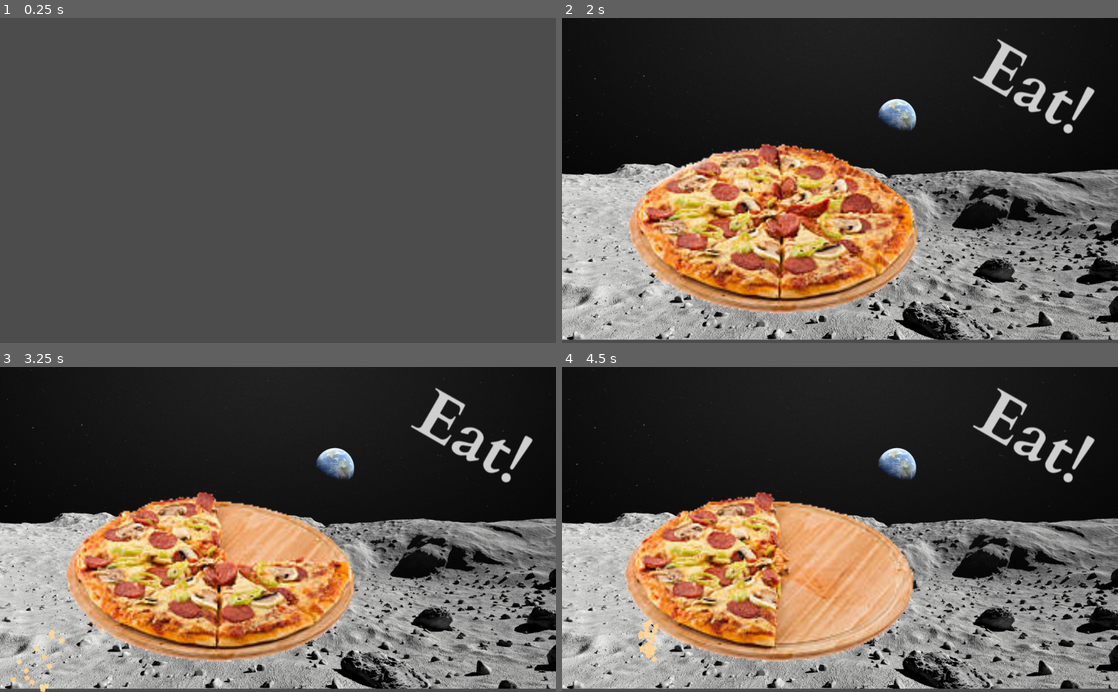
Above: before the commit, frames 1-4 (two rows, left to right).
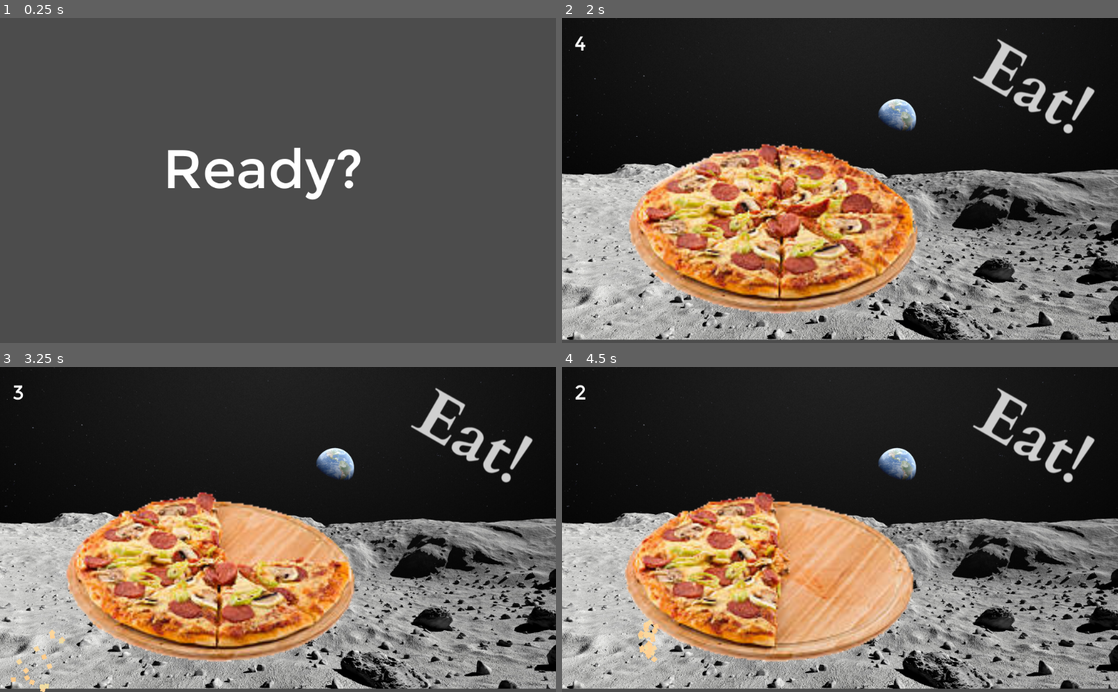
Above: after the commit, the same moments.

Repository: AlexMiddletonDalby/pizza-munch
Game: Godot game, scene res://Game.tscn
The game is run twice, just before and just after one commit, with the same random seed, the same clock (stepped at 60 frames per second) and the same inputs.
Inputs:
- Up to frame 1 (0.25 s): no input
- Up to frame 2 (2 s): tap Enter at 0.5 s; tap Space (eat) at 0.6, 1.25, 1.35 s
- Up to frame 3 (3.25 s): tap Space (eat) at 2.1, 2.85 s
- Up to frame 4 (4.5 s): tap Space (eat) at 3.6, 4.35 s

The runs differ from the first frame. In frame 1, 1.8% of the frame differs, in the area x 30-65%, y 39-56%; in frame 2, less than 0.1%; in frame 3, less than 0.1%; in frame 4, less than 0.1%.

Commit message:
Add font

Diff:
--- a/GameTimer.tscn
+++ b/GameTimer.tscn
@@ -1,15 +1,15 @@
 [gd_scene load_steps=5 format=2]
 
 [ext_resource path="res://GameTimer.gd" type="Script" id=1]
-[ext_resource path="res://assets/verdanab.ttf" type="DynamicFontData" id=3]
+[ext_resource path="res://assets/Montserrat-Regular.ttf" type="DynamicFontData" id=2]
 
 [sub_resource type="DynamicFont" id=1]
 size = 37
-font_data = ExtResource( 3 )
+font_data = ExtResource( 2 )
 
 [sub_resource type="DynamicFont" id=2]
 size = 100
-font_data = ExtResource( 3 )
+font_data = ExtResource( 2 )
 
 [node name="GameTimer" type="Timer"]
 one_shot = true
Binary file added: assets/Montserrat-Regular.ttf
